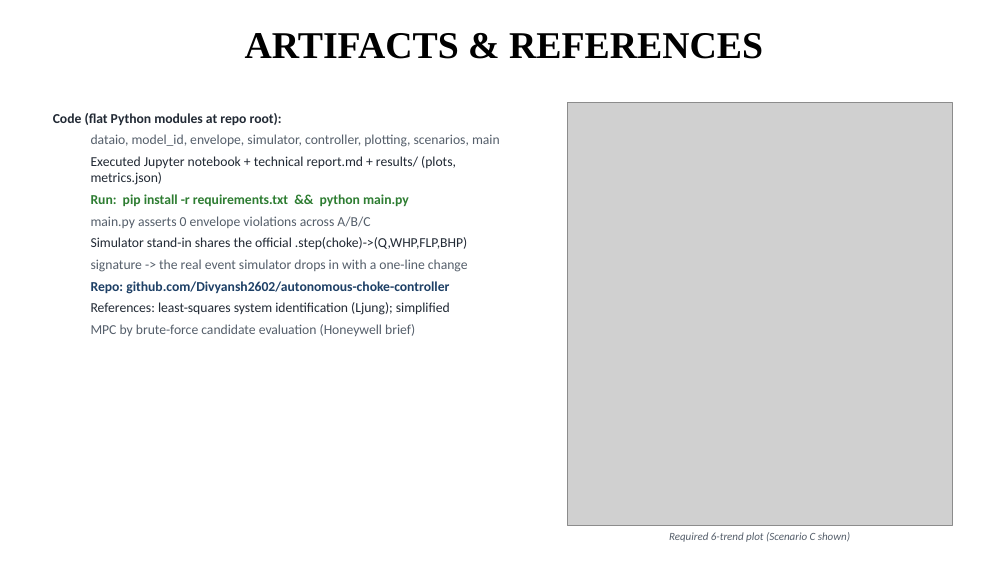
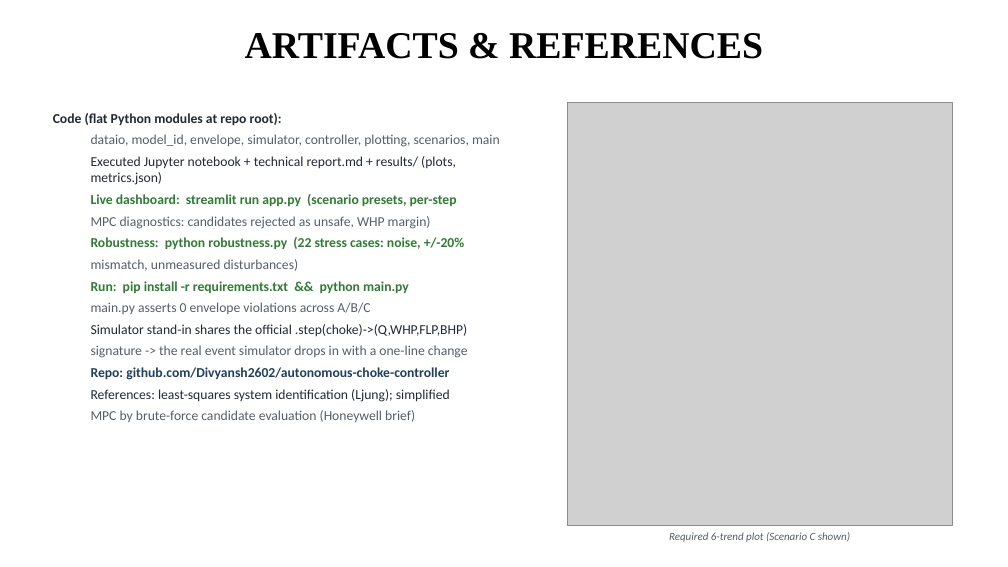
Before and after one commit to Divyansh2602/autonomous-choke-controller, a slide deck: slide 6 of IDEA_Presentation_Format.pptx. Drawn at 1008x567 pixels with LibreOffice and Linux fonts; fonts in the diff are those of the drawing; grey boxes stand for pictures. Boxes give left, top, right and bottom in pixels: in the first picture for what was removed or moved away, otherwise in the second. Text is boxed around its words. In the diff, an @@ line names an element or a change of style, - is before the commit and + after.

Commit message:
Sharpen headline (0 vs 168, 'knows when to say no'); add robustness section
README leads with the Scenario C result and documents the dashboard and
robustness commands. report.md gains section 8 (robustness, honest numbers,
margin-as-a-dial finding). Deck: robustness line on the safety slide,
dashboard + robustness on the artifacts slide. Both submission PDFs rebuilt
with Figures 7-8 (robustness margins, disturbance recovery); full PDF now
also embeds robustness.py and app.py.

```diff
--- a/IDEA_Presentation_Format.pptx
+++ b/IDEA_Presentation_Format.pptx
@@ text at (91,194,465,271): paragraphs added @@
+Live dashboard: streamlit run app.py (scenario presets, per-step
+  MPC diagnostics: candidates rejected as unsafe, WHP margin)
+Robustness: python robustness.py (22 stress cases: noise, +/-20%
+  mismatch, unmeasured disturbances)
```
Also in this commit, not shown: 1 other slide changed, 6 other files.
